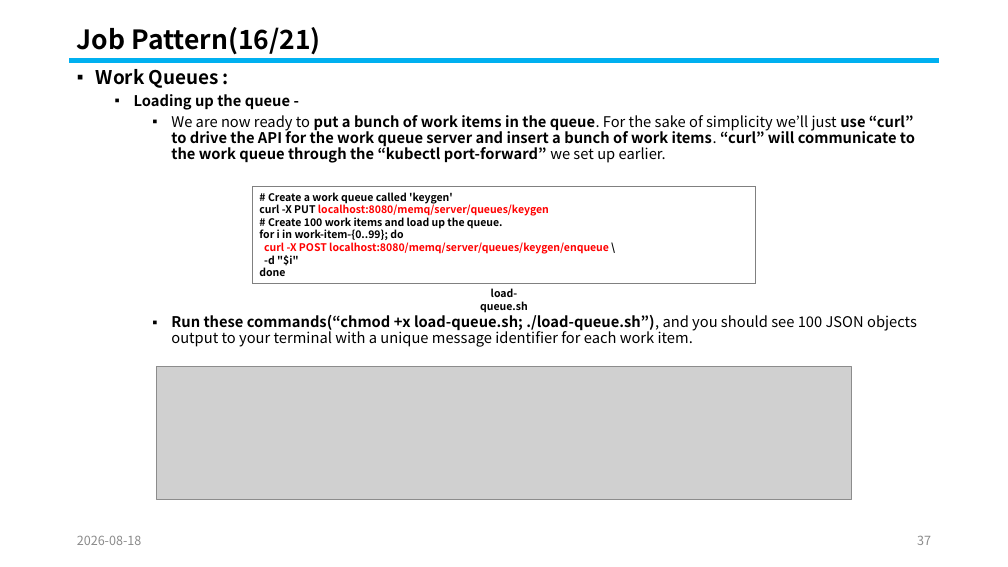
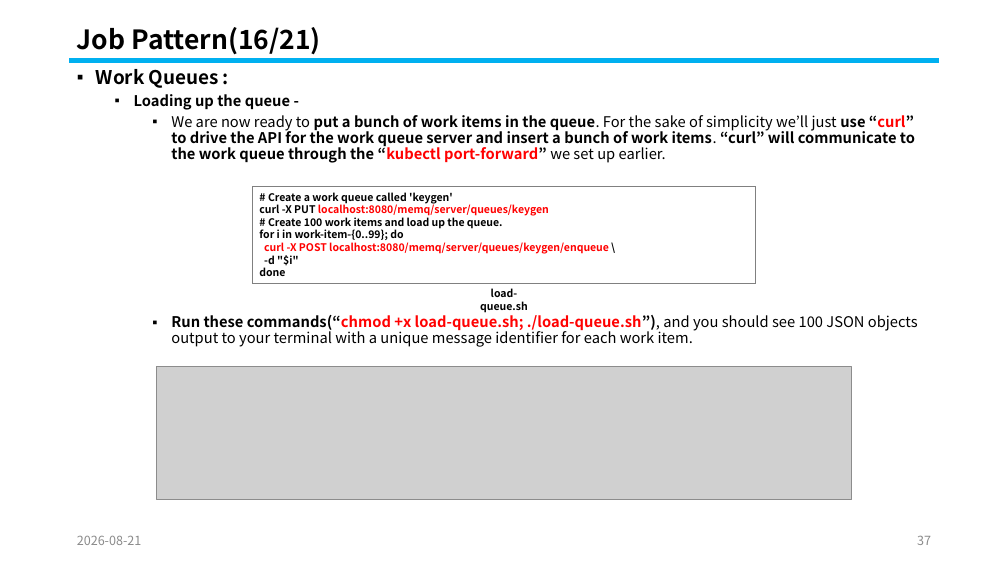
Before and after one commit to knix008/TestSimulator, a slide deck: slide 37 of Kubernetes/Kubernetes Part 04-2026.08.25.pptx. Drawn at 1008x567 pixels with LibreOffice and Linux fonts; fonts in the diff are those of the drawing; grey boxes stand for pictures. Boxes give left, top, right and bottom in pixels: in the first picture for what was removed or moved away, otherwise in the second. Text is boxed around its words. In the diff, an @@ line names an element or a change of style, - is before the commit and + after.

```diff
--- a/Kubernetes/Kubernetes Part 04-2026.08.25.pptx
+++ b/Kubernetes/Kubernetes Part 04-2026.08.25.pptx
@@ text at (x1=171, y1=115, x2=918, y2=347): text colour #000000 to #FF0000 in "“curl” “kubectl port-forward”", "commands(“chmod +x load-queue.sh; ./load-queue.sh”)," @@
@@ text at (x1=77, y1=536, x2=142, y2=545): text changed @@
-2026-08-18
+2026-08-21
```
Also in this commit, not shown: 96 other slides changed, 1 other file.
